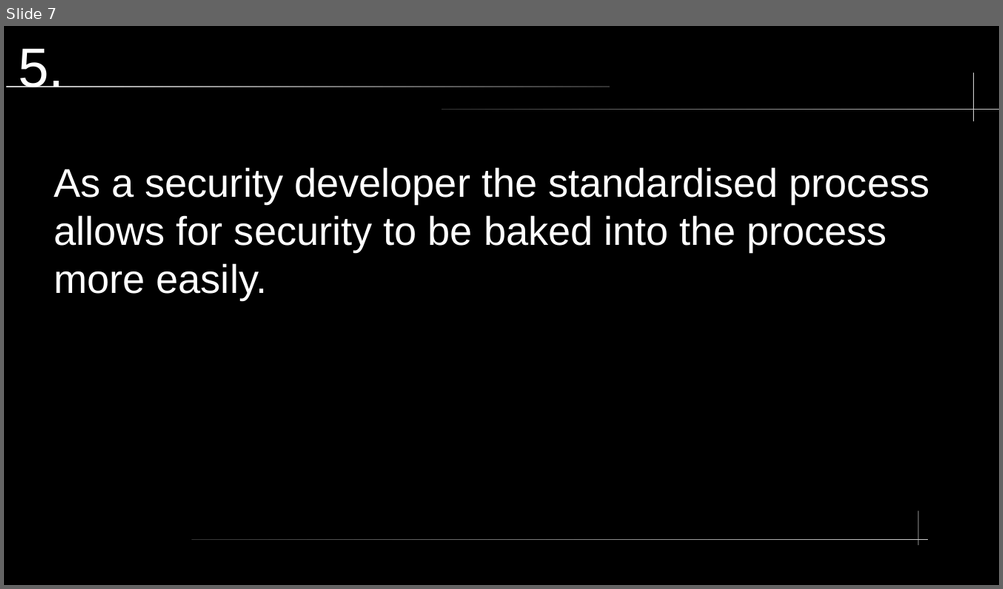
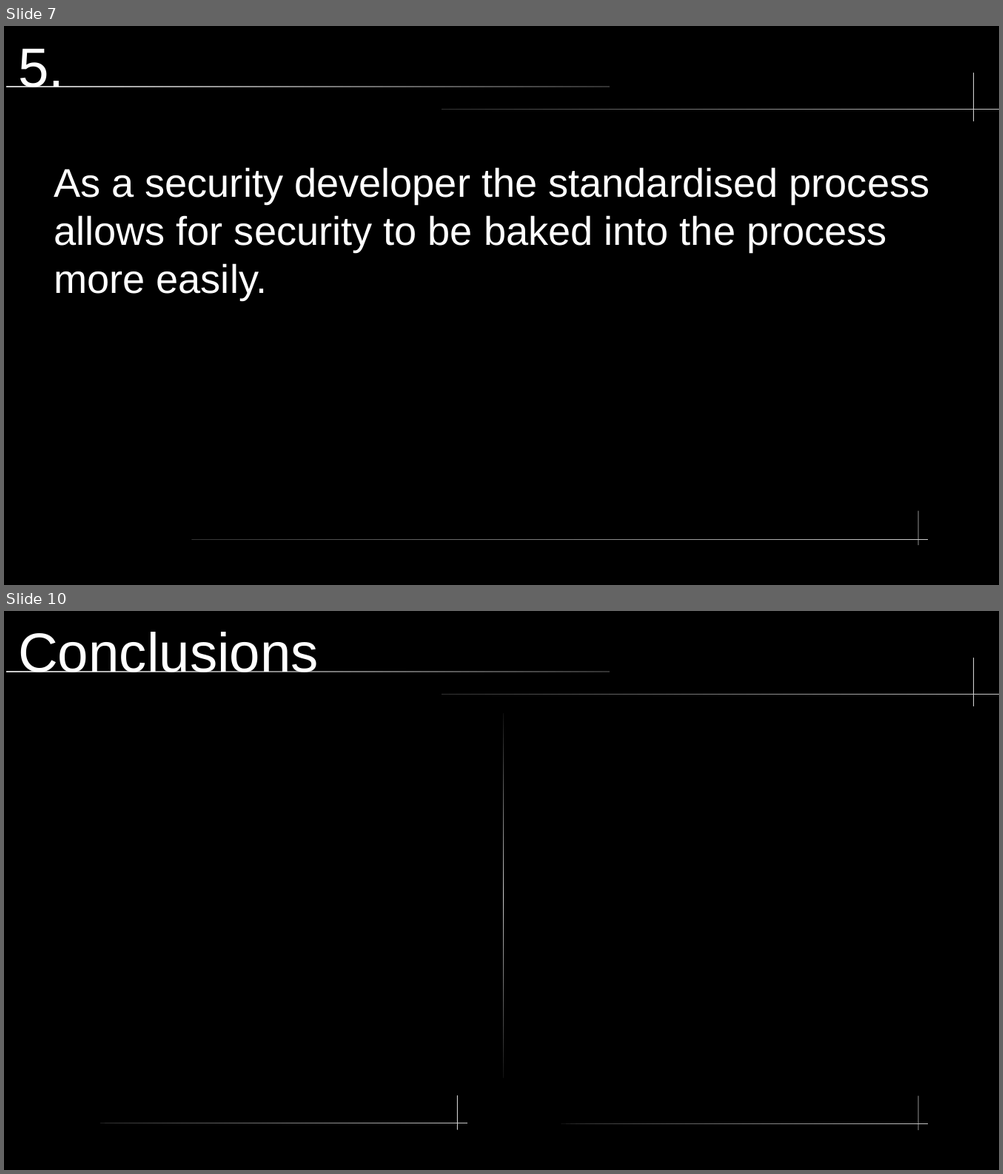
Before and after one commit to somewun/adt-devops, a slide deck: topic-02/Developer Stories.pptx. Shown one above the other, each under a label of ours: slide 7 before the commit, slides 7 and 10 after it; the slides between them are not shown. The pictures are 1003x589 and 1003x1174 pixels, drawn with LibreOffice and Linux fonts; fonts in the diff are those of the drawing. Boxes give left, top, right and bottom in pixels: in the first picture for what was removed or moved away, otherwise in the second. Text is boxed around its words. In the diff, an @@ line names an element or a change of style, - is before the commit and + after.

```diff
--- a/topic-02/Developer Stories.pptx
+++ b/topic-02/Developer Stories.pptx
@@ slide 10 added at [4,611,999,1170], background #000000; not listed: 4 template elements that a slide beside it also shows @@
@@ title added at [18,632,318,672], 44 pt, text #FFFFFF @@
+Conclusions
@@ freeform shape added at [503,713,504,1079], fill gradient #111111 to #CCCCCC @@
@@ freeform shape added at [457,1096,458,1130], fill #CCCCCC @@
@@ rounded rectangle added at [100,1124,468,1125], fill gradient #333333 to #CCCCCC @@
@@ rounded rectangle added at [560,1124,928,1125], fill gradient #333333 to #CCCCCC @@
```
Also in this commit, not shown: 2 slides changed, 2 slides removed, 1 other file.
